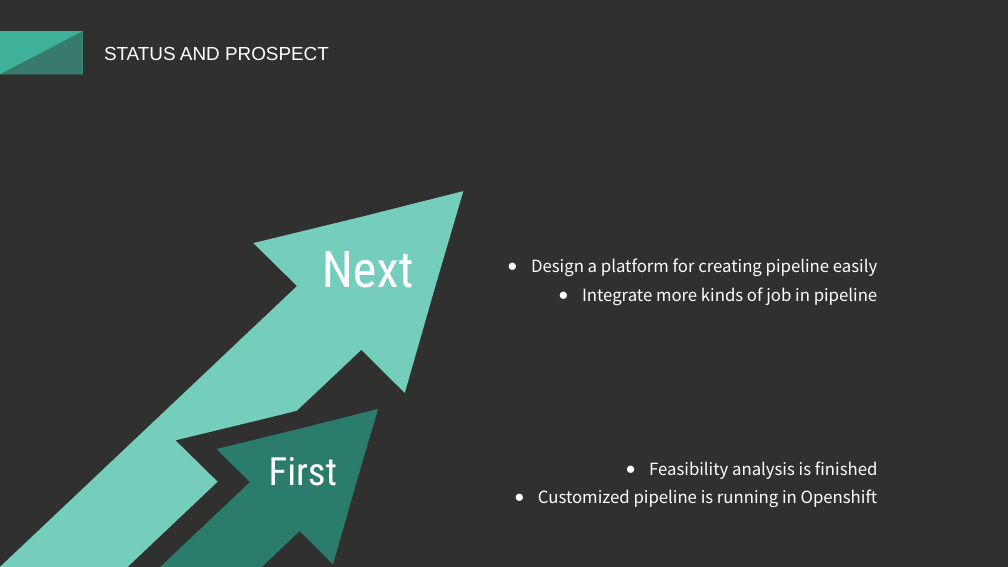
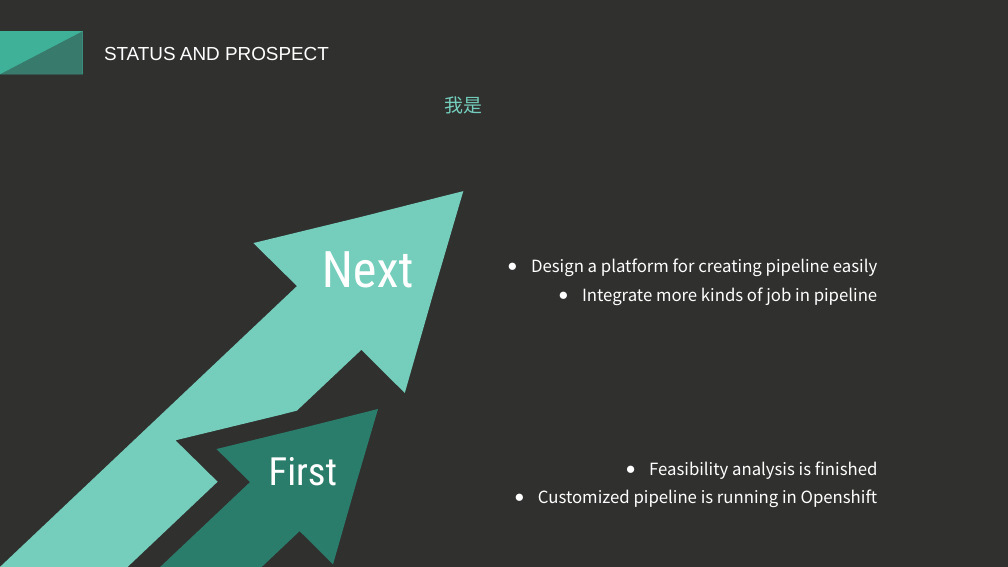
Before and after one commit to lltt-always/Documents, a slide deck: slide 10 of Etube.ppt. Drawn at 1008x567 pixels with LibreOffice and Linux fonts; fonts in the diff are those of the drawing. Boxes give left, top, right and bottom in pixels: in the first picture for what was removed or moved away, otherwise in the second. Text is boxed around its words. In the diff, an @@ line names an element or a change of style, - is before the commit and + after.

```diff
--- a/Etube.ppt
+++ b/Etube.ppt
@@ text added at (444,96,482,114), 18 pt, text #74CEBB @@
+我是
```
Also in this commit, not shown: 1 slide added.
